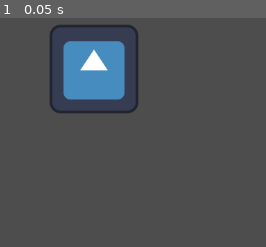
Above: before the commit, frame 1.
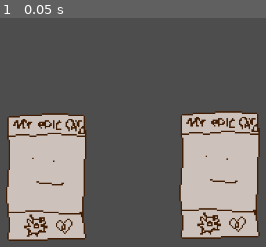
Above: after the commit, the same moment.

Repository: CraftMaster07/MonsterCardsClone
Game: Godot game, scene res://Scenes/board.tscn
Same seed, same stepped clock (60 frames per second), same inputs: the game is played once before the commit and once after it. Before the commit the project has no main scene; this scene is started directly in both runs. The engine's default icon, where the game draws it, is replaced by a stand-in: a white triangle on a blue panel in a dark square.
Inputs:
- Up to frame 1 (0.05 s): no input

The runs differ from the first frame. In frame 1, 40% of the frame differs, in the area x 2-98%, y 3-98%.
Error after the commit: Parse Error: Class "Card" hides a global script class. (res://Scripts/card.gd:2)

Commit message:
added a bunch of shit

Diff:
--- a/monster-cards-clone/Scenes/board.tscn
+++ b/monster-cards-clone/Scenes/board.tscn
@@ -1,14 +1,29 @@
-[gd_scene load_steps=2 format=3 uid="uid://cfyktcr6rqnlf"]
+[gd_scene load_steps=3 format=3 uid="uid://cfyktcr6rqnlf"]
 
-[ext_resource type="Texture2D" uid="uid://cjn63si50nhet" path="res://icon.svg" id="1_4xpsg"]
+[ext_resource type="Script" path="res://Scripts/board.gd" id="1_xiot5"]
+[ext_resource type="PackedScene" uid="uid://d2efqpfk6vwcm" path="res://Scenes/card.tscn" id="2_l5487"]
 
 [node name="Board" type="Node2D"]
+script = ExtResource("1_xiot5")
 
 [node name="Card Slots" type="Node2D" parent="."]
 
 [node name="TextureButton" type="TextureButton" parent="Card Slots"]
-offset_left = 419.0
-offset_top = 216.0
-offset_right = 547.0
-offset_bottom = 344.0
-texture_normal = ExtResource("1_4xpsg")
+offset_left = 7.0
+offset_top = 7.0
+offset_right = 135.0
+offset_bottom = 135.0
+
+[node name="Hand" type="Node2D" parent="."]
+
+[node name="Card" parent="Hand" instance=ExtResource("2_l5487")]
+offset_left = 598.0
+offset_top = 337.0
+offset_right = 598.0
+offset_bottom = 337.0
+
+[node name="Card2" parent="Hand" instance=ExtResource("2_l5487")]
+offset_left = 348.0
+offset_top = 340.0
+offset_right = 348.0
+offset_bottom = 340.0
--- /dev/null
+++ b/monster-cards-clone/Scripts/board.gd
@@ -0,0 +1,17 @@
+extends Node2D
+
+var selected_card : Card
+@onready var hand := $Hand
+
+func _ready() -> void:
+	for card in hand.get_children():
+		card.connect("card_selected", select_card)
+
+func _process(delta: float) -> void:
+	print(selected_card)
+
+func select_card(card):
+	if selected_card == card:
+		selected_card = null
+	else:
+		selected_card = card
--- a/monster-cards-clone/project.godot
+++ b/monster-cards-clone/project.godot
@@ -11,10 +11,12 @@
 [application]
 
 config/name="Monster Cards Clone"
+run/main_scene="res://Scenes/board.tscn"
 config/features=PackedStringArray("4.3", "GL Compatibility")
 config/icon="res://icon.svg"
 
 [rendering]
 
+textures/canvas_textures/default_texture_filter=0
 renderer/rendering_method="gl_compatibility"
 renderer/rendering_method.mobile="gl_compatibility"
--- a/monster-cards-clone/scenes/card.tscn
+++ b/monster-cards-clone/scenes/card.tscn
@@ -1,11 +1,11 @@
 [gd_scene load_steps=3 format=3 uid="uid://d2efqpfk6vwcm"]
 
-[ext_resource type="Script" path="res://scripts/card.gd" id="1_oiyxu"]
-[ext_resource type="Texture2D" uid="uid://cjn63si50nhet" path="res://icon.svg" id="1_vbfw3"]
+[ext_resource type="Script" path="res://Scripts/card.gd" id="1_esr4d"]
+[ext_resource type="Texture2D" uid="uid://81xbwibbksle" path="res://Assets/carddefault.png" id="1_qm8ug"]
 
 [node name="Card" type="TextureButton"]
-script = ExtResource("1_oiyxu")
+scale = Vector2(2, 2)
+texture_normal = ExtResource("1_qm8ug")
+script = ExtResource("1_esr4d")
 
-[node name="Sprite2D" type="Sprite2D" parent="."]
-scale = Vector2(1.17188, 2.3125)
-texture = ExtResource("1_vbfw3")
+[connection signal="button_up" from="." to="." method="_on_button_up"]
--- a/monster-cards-clone/scripts/card.gd
+++ b/monster-cards-clone/scripts/card.gd
@@ -1,8 +1,8 @@
-extends Node2D
-
+extends TextureButton
+class_name Card
 
 signal card_selected(card)
 
-
 func _on_button_up() -> void:
+	print("hi")
 	card_selected.emit(self)
Binary file added: monster-cards-clone/Assets/carddefault.png
Not shown, added: monster-cards-clone/Assets/carddefault.png.import
Binary file added: monster-cards-clone/Assets/cardslot.png
Not shown, added: monster-cards-clone/Assets/cardslot.png.import
